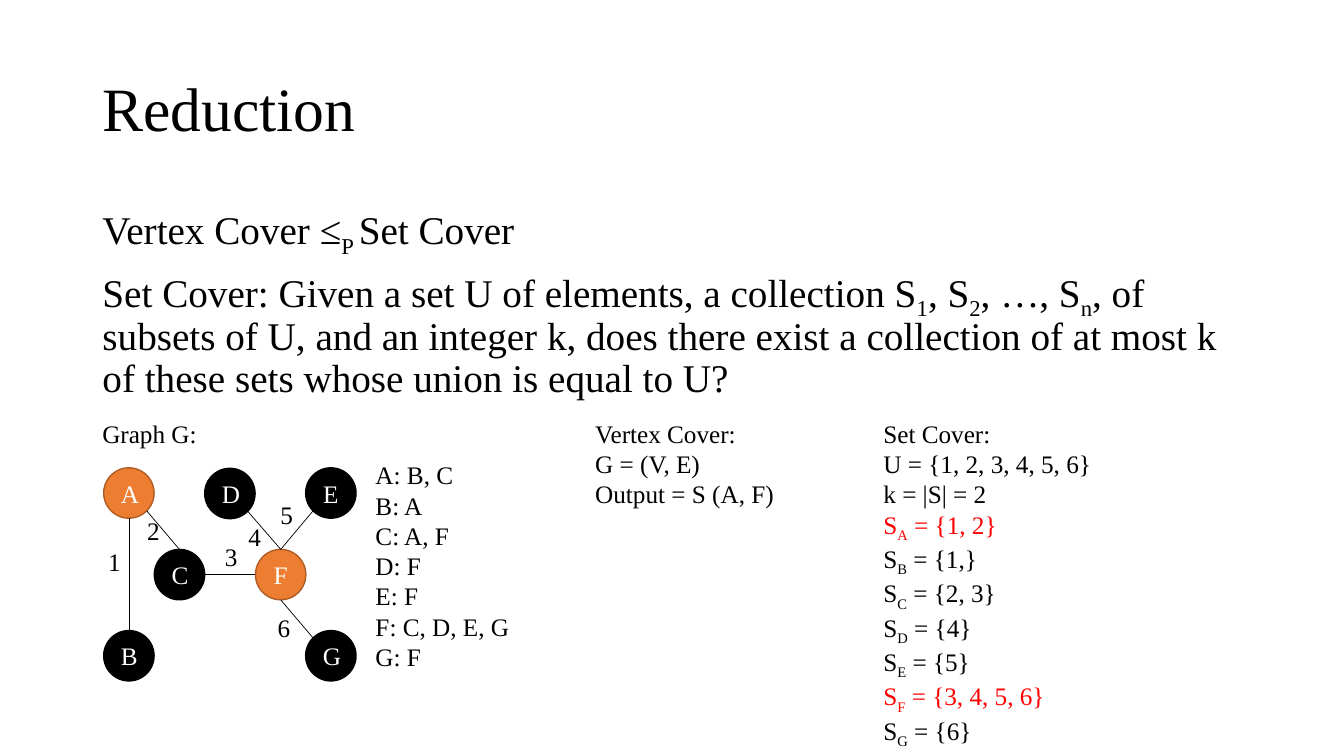
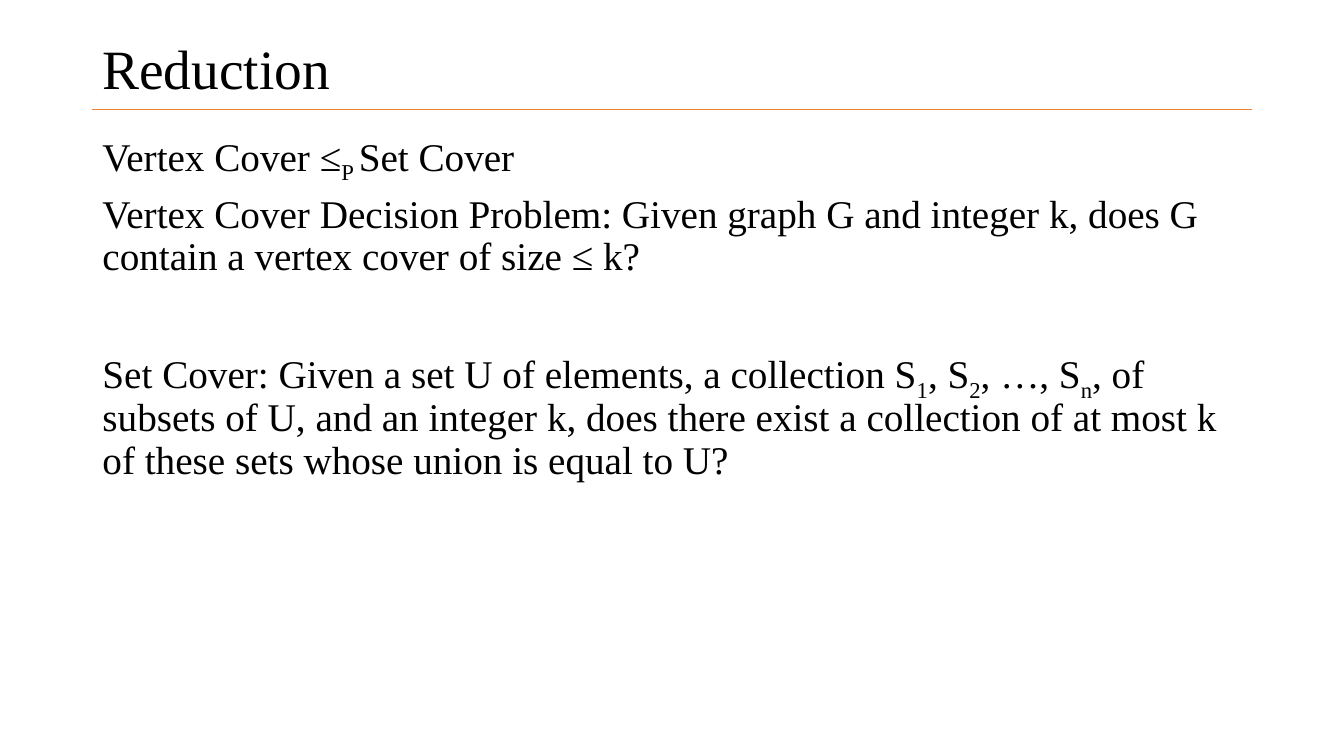
Before and after one commit to chen6wx/np-project, a slide deck: slide 5 of presentations/problem_presentation.pptx. Drawn at 1344x756 pixels with LibreOffice and Linux fonts; fonts in the diff are those of the drawing. Boxes give left, top, right and bottom in pixels: in the first picture for what was removed or moved away, otherwise in the second. Text is boxed around its words. In the diff, an @@ line names an element or a change of style, - is before the commit and + after.

```diff
--- a/presentations/problem_presentation.pptx
+++ b/presentations/problem_presentation.pptx
@@ title "Reduction" at <box>102,50,330,90</box>: size 44 to 39.6 pt @@
@@ line added from (93, 109) to (1252, 109), #ED7D31 0.5 pt @@
@@ text "Vertex Cover ≤P Set Cover": place and size @@
-text "Vertex Cover ≤P Set Cover" at <box>102,218,1217,400</box>
+text "Vertex Cover ≤P Set Cover" at <box>102,145,1217,481</box>
@@ text at <box>102,200,1198,271</box>: paragraph added @@
+Vertex Cover Decision Problem: Given graph G and integer k, does G contain a vertex cover of size ≤ k?
@@ group removed at <box>102,425,1091,744</box>: 10 texts, 7 ellipses, 6 lines @@
-A
-F
-G
-C
-D
-B
-E
-A: B, C
-B: A
-C: A, F
-D: F
-E: F
-F: C, D, E, G
-G: F
-Graph G:
-1
-2
-3
-4
-5
-6
-Set Cover:
-U = {1, 2, 3, 4, 5, 6}
-k = |S| = 2
-SA = {1, 2}
-SB = {1,}
-SC = {2, 3}
-SD = {4}
-SE = {5}
-SF = {3, 4, 5, 6}
-SG = {6}
-Vertex Cover:
-G = (V, E)
-Output = S (A, F)
```
Also in this commit, not shown: 7 other slides changed, 3 slides added, 2 slides removed.
